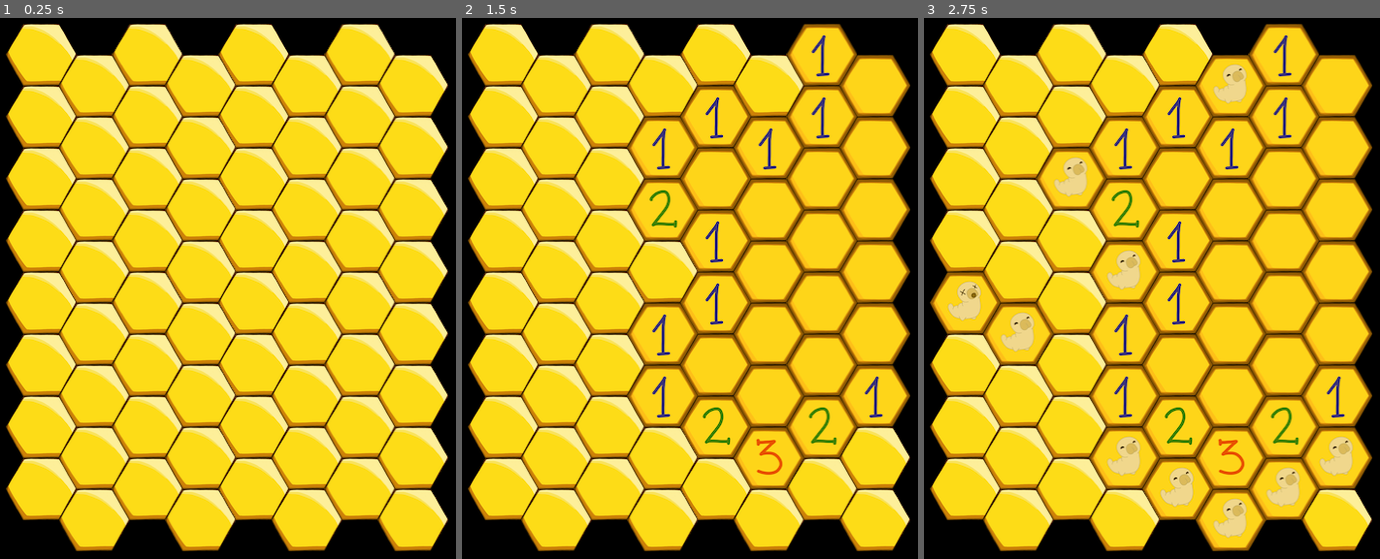
Above: before the commit, frames 1-3 (left to right).
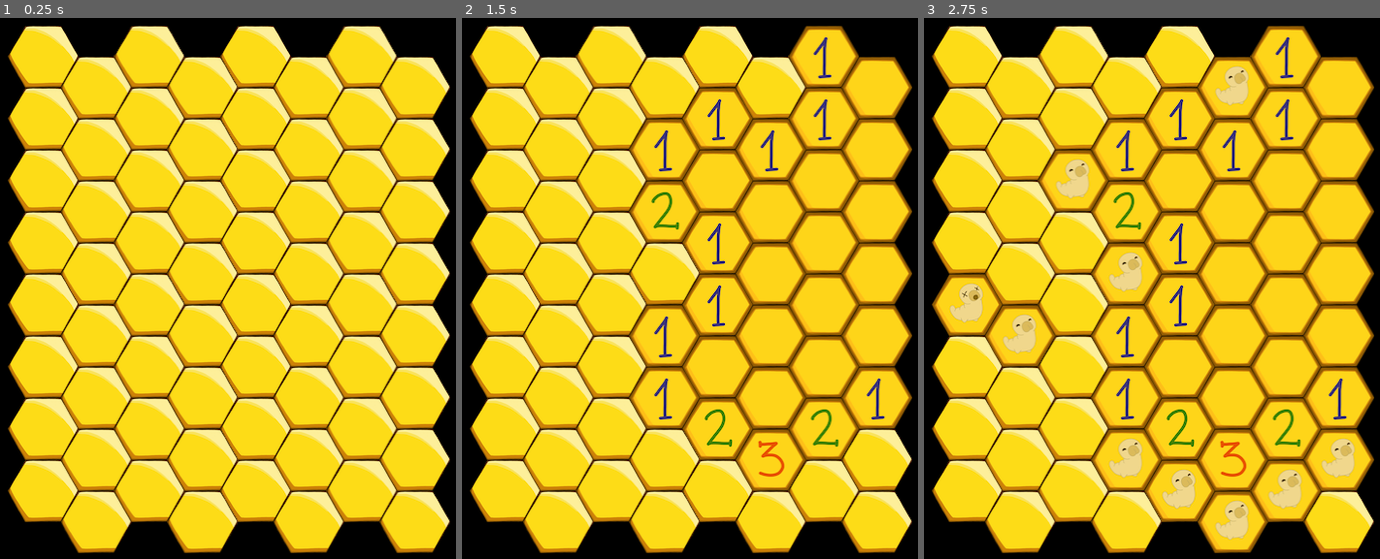
Above: after the commit, the same moments.

Repository: LenaMesserschmidt/beesweeper
Game: Godot game, scene res://main.tscn
Same seed, same stepped clock (60 frames per second), same inputs: the game is played once before the commit and once after it.
Inputs (mouse positions are in pixels of both pictures, inside the frame that each line leads up to):
- Up to frame 1 (0.25 s): no input
- Up to frame 2 (1.5 s): tap Enter at 0.5 s; move the mouse to (849, 234) at 0.52 s; click (849, 234) at 0.67 s; tap Space at 1.25 s; move the mouse to (525, 310) at 1.27 s; click (525, 310) at 1.42 s
- Up to frame 3 (2.75 s): tap Enter at 2 s; move the mouse to (1220, 99) at 2.02 s; click (1220, 99) at 2.17 s

The runs differ from the first frame. In frame 1, 17% of the frame differs, in the area x 1-99%, y 1-99%; in frame 2, 22%; in frame 3, 25%.

Commit message:
Fix bug in place_flag

Diff:
--- a/HoneycombGrid.gd
+++ b/HoneycombGrid.gd
@@ -118,8 +118,8 @@
 		erase_cell(DEFAULT_LAYER, cell)
 		set_cell(DEFAULT_LAYER, cell, TILE_SET_ID, CELLS.DEFAULT, 1)
 
-func set_tile_cell(cell_coord: Vector2, cell_type: String):
-	set_cell(DEFAULT_LAYER, cell_coord, TILE_SET_ID, CELLS[cell_type])
+func set_tile_cell(cell_coord: Vector2, cell_type: String, alt: int = 0):
+	set_cell(DEFAULT_LAYER, cell_coord, TILE_SET_ID, CELLS[cell_type], alt)
 
 func lose(cell_coord: Vector2i):
 	game_lost.emit()
@@ -134,6 +134,7 @@
 	var tile_data = get_cell_tile_data(DEFAULT_LAYER, cell_coord)
 	var atlas_coords = get_cell_atlas_coords(DEFAULT_LAYER, cell_coord)
 
+	var cell_has_grub = tile_data.get_custom_data("has_grub")
 	var is_empty_cell = atlas_coords == Vector2i(1,3)
 	var is_flag_cell = atlas_coords == Vector2i(1,2)
 
@@ -142,7 +143,10 @@
 
 	if is_flag_cell:
 		# doesn't this take away the has_grub?
-		set_tile_cell(cell_coord, "DEFAULT")
+		if cell_has_grub:
+			set_tile_cell(cell_coord, "DEFAULT", 1)
+		else:
+			set_tile_cell(cell_coord, "DEFAULT")
 		cells_with_flags.erase(cell_coord)
 		flags_placed -= 1
 
@@ -151,7 +155,10 @@
 			return
 
 		flags_placed += 1
-		set_tile_cell(cell_coord, "FLAG")
+		if cell_has_grub:
+			set_tile_cell(cell_coord, "FLAG", 1)
+		else:
+			set_tile_cell(cell_coord, "FLAG")
 		cells_with_flags.append(cell_coord)
 
 	flag_change.emit(flags_placed)
--- a/main.tscn
+++ b/main.tscn
@@ -1,10 +1,10 @@
 [gd_scene load_steps=5 format=3 uid="uid://dsgy08ggtvydp"]
 
-[ext_resource type="Texture2D" uid="uid://brpoln3trytur" path="res://assets/honeycomb_atlas.png" id="1_woghe"]
+[ext_resource type="Texture2D" uid="uid://brpoln3trytur" path="res://assets/honeycomb_atlas.png" id="1_bsdsm"]
 [ext_resource type="Script" path="res://HoneycombGrid.gd" id="2_q5hwi"]
 
-[sub_resource type="TileSetAtlasSource" id="TileSetAtlasSource_ksofg"]
-texture = ExtResource("1_woghe")
+[sub_resource type="TileSetAtlasSource" id="TileSetAtlasSource_ex1dh"]
+texture = ExtResource("1_bsdsm")
 margins = Vector2i(4, 4)
 separation = Vector2i(11, 8)
 texture_region_size = Vector2i(73, 64)
@@ -15,29 +15,32 @@
 1:1/0 = 0
 2:1/0 = 0
 0:2/0 = 0
+1:2/next_alternative_id = 2
 1:2/0 = 0
+1:2/1 = 1
+1:2/1/custom_data_0 = true
 2:2/0 = 0
-0:3/0 = 0
 1:3/next_alternative_id = 2
 1:3/0 = 0
 1:3/1 = 1
 1:3/1/custom_data_0 = true
-2:3/0 = 0
+0:3/0 = 0
 
-[sub_resource type="TileSet" id="TileSet_j3epd"]
+[sub_resource type="TileSet" id="TileSet_5mxiq"]
 tile_shape = 3
 tile_offset_axis = 1
 tile_size = Vector2i(73, 64)
 custom_data_layer_0/name = "has_grub"
 custom_data_layer_0/type = 1
-sources/0 = SubResource("TileSetAtlasSource_ksofg")
+sources/0 = SubResource("TileSetAtlasSource_ex1dh")
 
 [node name="Main" type="Node"]
 
 [node name="Camera2D" type="Camera2D" parent="."]
 
 [node name="HoneycombGrid" type="TileMap" parent="."]
-tile_set = SubResource("TileSet_j3epd")
+position = Vector2(2, 2)
+tile_set = SubResource("TileSet_5mxiq")
 cell_quadrant_size = 64
 format = 2
 script = ExtResource("2_q5hwi")
